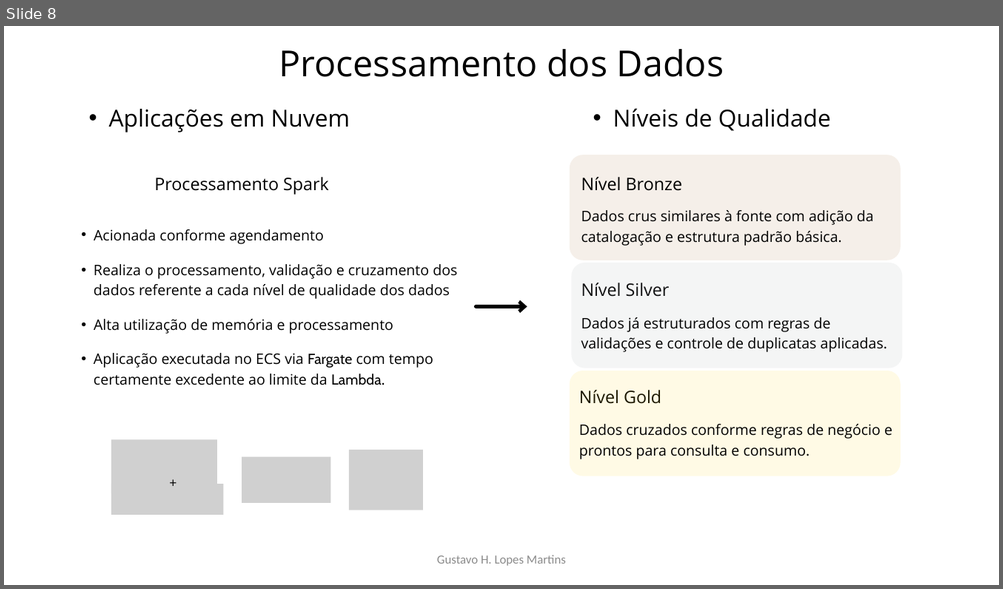
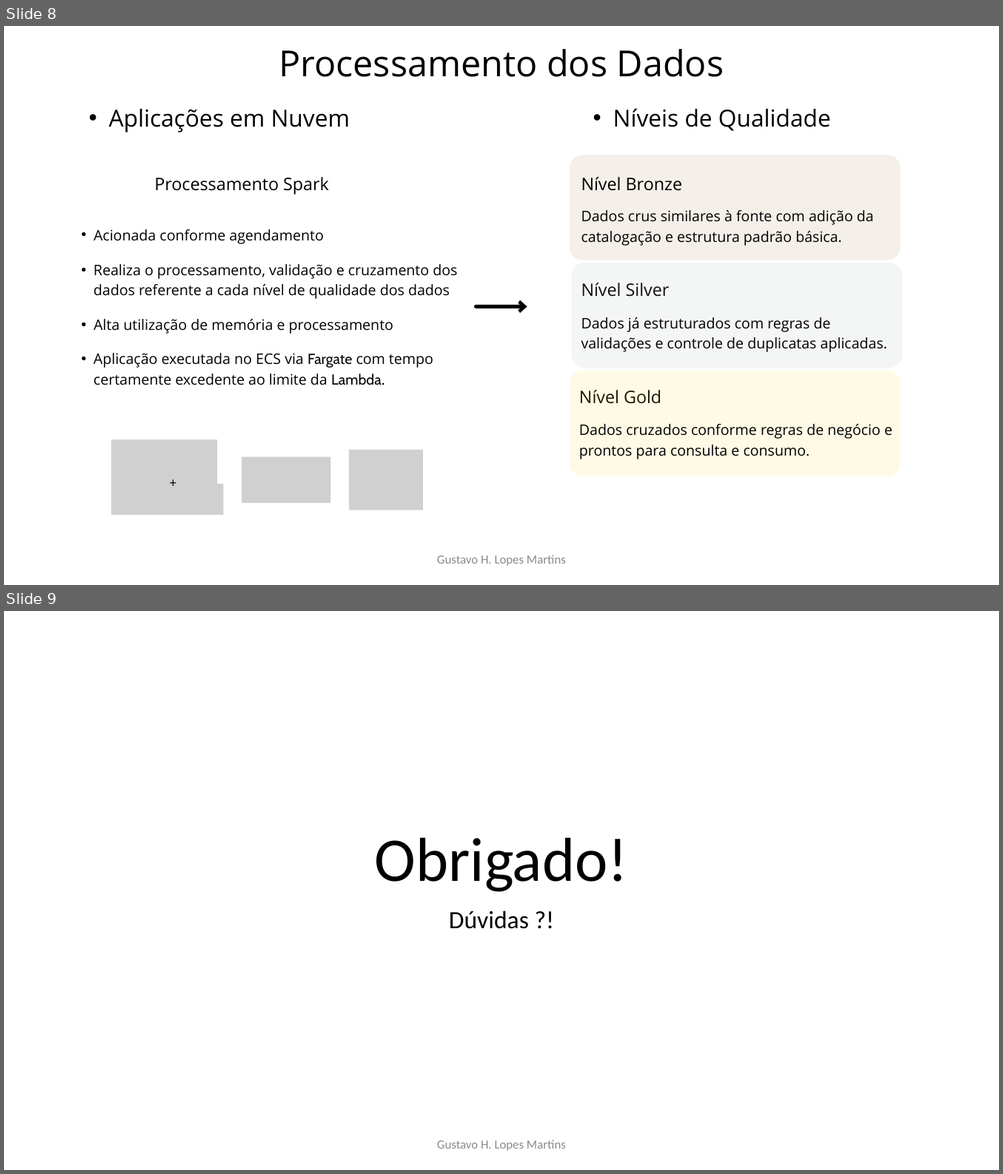
Before and after one commit to Gustavo-H-Martins/desafio_panvel-data_engineer, a slide deck: docs/Projeto_Data_Lake.pptx. Shown one above the other, each under a label of ours: slide 8 before the commit, slides 8 and 9 after it. The pictures are 1003x589 and 1003x1174 pixels, drawn with LibreOffice and Linux fonts; fonts in the diff are those of the drawing; grey boxes stand for pictures. Boxes give left, top, right and bottom in pixels: in the first picture for what was removed or moved away, otherwise in the second. Text is boxed around its words. In the diff, an @@ line names an element or a change of style, - is before the commit and + after.

Commit message:
[UP8T] Refinando a apresentação PPT

```diff
--- a/docs/Projeto_Data_Lake.pptx
+++ b/docs/Projeto_Data_Lake.pptx
@@ slide 9 added at <box>4,611,999,1170</box>, background #FFFFFF @@
@@ title added at <box>375,837,628,892</box>, 90 pt, text #000000 @@
+Obrigado!
@@ subtitle added at <box>449,911,529,929</box>, 36 pt, text #000000 @@
+Dúvidas ?!
@@ text added at <box>437,1140,566,1151</box>, 18 pt, text #8C8C8C @@
+Gustavo H. Lopes Martins
```
